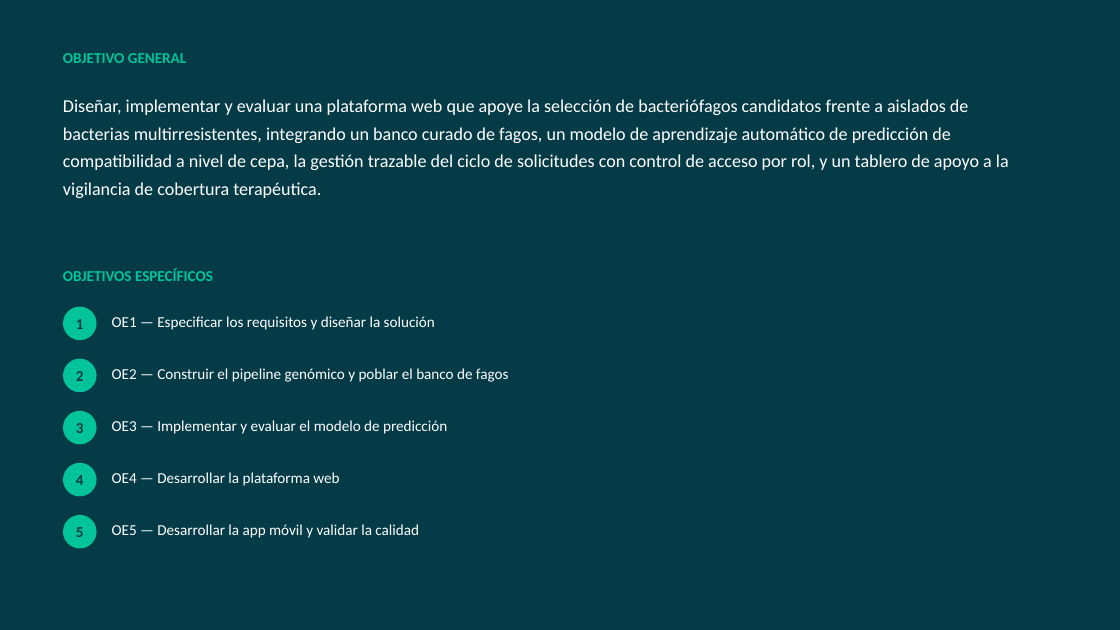
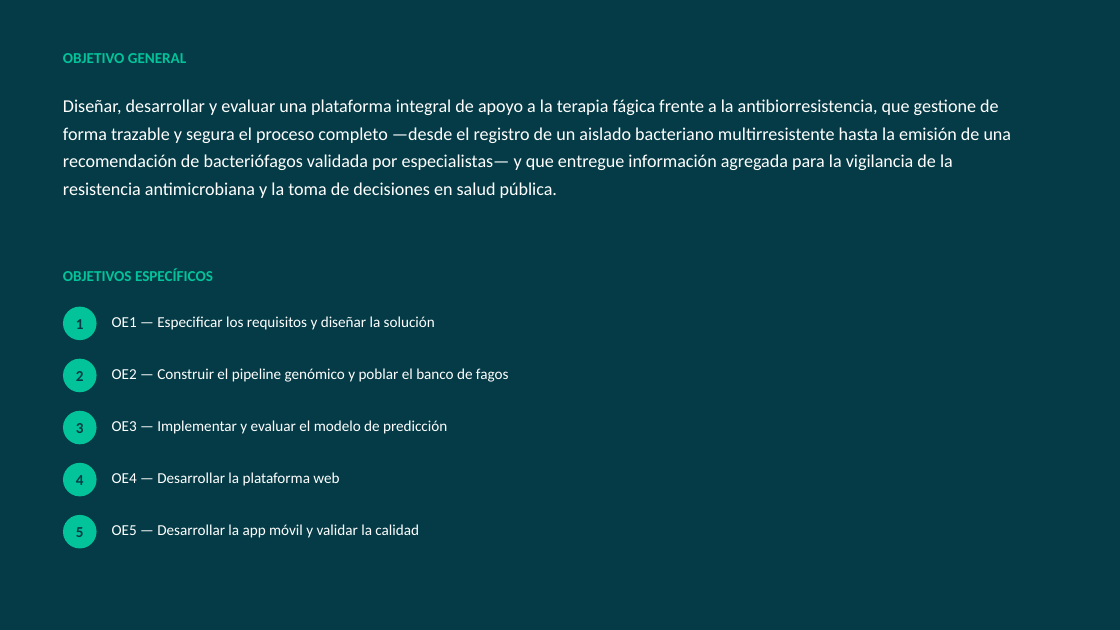
Before and after one commit to johao21/Capstone, a slide deck: slide 4 of Fase 1/Presentacion_SIRFA.pptx. Drawn at 1120x630 pixels with LibreOffice and Linux fonts; fonts in the diff are those of the drawing. Boxes give left, top, right and bottom in pixels: in the first picture for what was removed or moved away, otherwise in the second. Text is boxed around its words. In the diff, an @@ line names an element or a change of style, - is before the commit and + after.

```diff
--- a/Fase 1/Presentacion_SIRFA.pptx
+++ b/Fase 1/Presentacion_SIRFA.pptx
@@ text at [63, 99, 1012, 198]: text changed @@
-Diseñar, implementar y evaluar una plataforma web que apoye la selección de bacteriófagos candidatos frente a aislados de bacterias multirresistentes, integrando un banco curado de fagos, un modelo de aprendizaje automático de predicción de compatibilidad a nivel de cepa, la gestión trazable del ciclo de solicitudes con control de acceso por rol, y un tablero de apoyo a la vigilancia de cobertura terapéutica.
+Diseñar, desarrollar y evaluar una plataforma integral de apoyo a la terapia fágica frente a la antibiorresistencia, que gestione de forma trazable y segura el proceso completo —desde el registro de un aislado bacteriano multirresistente hasta la emisión de una recomendación de bacteriófagos validada por especialistas— y que entregue información agregada para la vigilancia de la resistencia antimicrobiana y la toma de decisiones en salud pública.
```
Also in this commit, not shown: 2 other slides changed, 7 other files.
